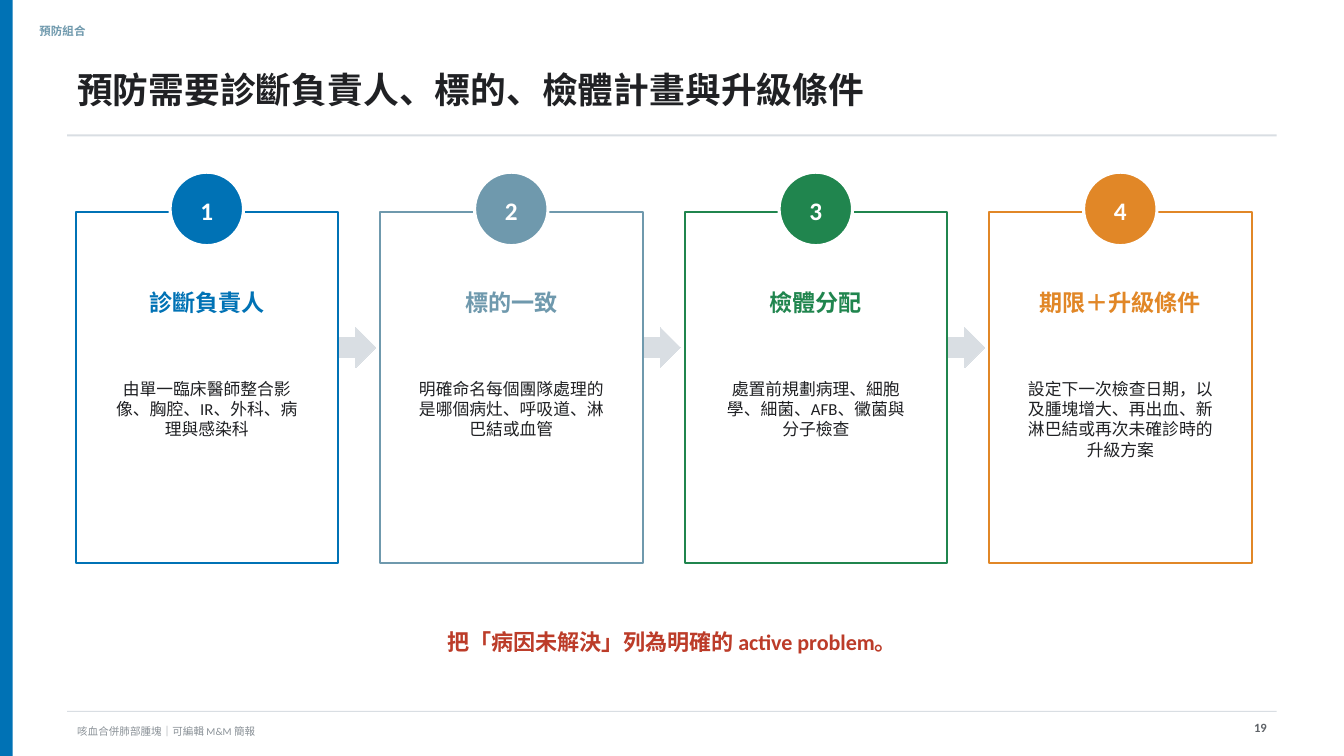
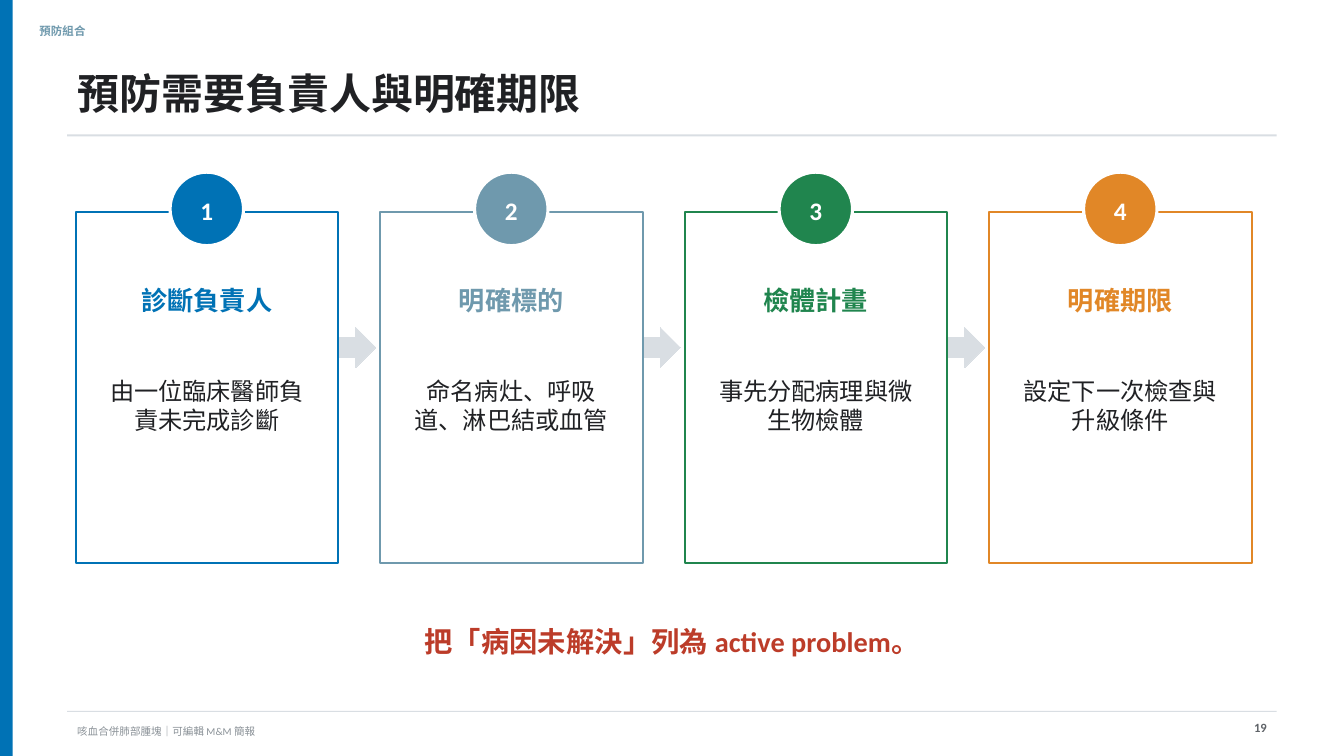
Before and after one commit to henrylab865/medical-slide-templates, a slide deck: slide 19 of examples/hemoptysis-lung-mass-mm/Hemoptysis_Lung_Mass_MM_NEJM_ZH-TW.pptx. Drawn at 1344x756 pixels with LibreOffice and Linux fonts; fonts in the diff are those of the drawing. Boxes give left, top, right and bottom in pixels: in the first picture for what was removed or moved away, otherwise in the second. Text is boxed around its words. In the diff, an @@ line names an element or a change of style, - is before the commit and + after.

Commit message:
Increase M&M deck readability for auditorium use
Shortens visible copy and enlarges primary body, table, and chart text in both language editions.

```diff
--- a/examples/hemoptysis-lung-mass-mm/Hemoptysis_Lung_Mass_MM_NEJM_ZH-TW.pptx
+++ b/examples/hemoptysis-lung-mass-mm/Hemoptysis_Lung_Mass_MM_NEJM_ZH-TW.pptx
@@ text at (x1=77, y1=73, x2=581, y2=113): text changed; size 25.5 to 30 pt @@
-預防需要診斷負責人、標的、檢體計畫與升級條件
+預防需要負責人與明確期限
@@ text "診斷負責人" at (x1=141, y1=287, x2=272, y2=313): size 16.5 to 18.8 pt @@
@@ text at (x1=459, y1=288, x2=564, y2=313): text changed; size 16.5 to 18.8 pt @@
-標的一致
+明確標的
@@ text at (x1=763, y1=287, x2=868, y2=313): text changed; size 16.5 to 18.8 pt @@
-檢體分配
+檢體計畫
@@ text at (x1=1068, y1=288, x2=1173, y2=313): text changed; size 16.5 to 18.8 pt @@
-期限＋升級條件
+明確期限
@@ text at (x1=110, y1=379, x2=303, y2=431): text changed; size 12 to 17.2 pt @@
-由單一臨床醫師整合影像、胸腔、IR、外科、病理與感染科
+由一位臨床醫師負責未完成診斷
@@ text at (x1=415, y1=379, x2=608, y2=431): text changed; size 12 to 17.2 pt @@
-明確命名每個團隊處理的是哪個病灶、呼吸道、淋巴結或血管
+命名病灶、呼吸道、淋巴結或血管
@@ text at (x1=719, y1=379, x2=912, y2=431): text changed; size 12 to 17.2 pt @@
-處置前規劃病理、細胞學、細菌、AFB、黴菌與分子檢查
+事先分配病理與微生物檢體
@@ text at (x1=1024, y1=379, x2=1217, y2=431): text changed; size 12 to 17.2 pt @@
-設定下一次檢查日期，以及腫塊增大、再出血、新淋巴結或再次未確診時的升級方案
+設定下一次檢查與升級條件
@@ text at (x1=425, y1=628, x2=919, y2=657): text changed; size 15.8 to 20.2 pt @@
-把「病因未解決」列為明確的 active problem。
+把「病因未解決」列為 active problem。
```
Also in this commit, not shown: 18 other slides changed, 3 other files.
